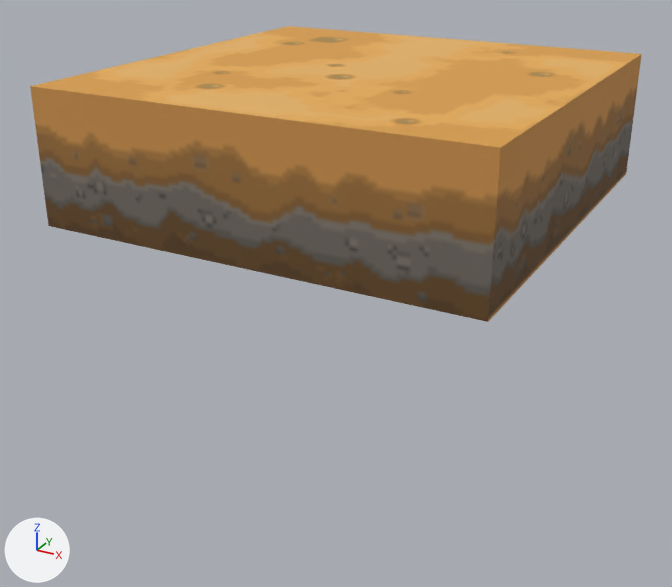
The FBX model Assets/Art/3DModels/Modulo_llano.FBX, before and after one commit.
Before and after are seen from a 50 mm camera at (0.96, -1.868, 0.374) aimed at (-0.026, -0.075, -0.522). Lighting does not change. The marker at lower left points along +X, +Y and +Z. Where no turn or scale is listed for an object, it has been applied to the vertices.

The older version as bpy lines, for what is in view:
```python
me_mesh = bpy.data.meshes.new('Mesh')
me_mesh.from_pydata(...)  # 8 vertices, 5 faces; spans x -0.5..0.5, y -0.5..0.5, z -0.3..0.0
me_mesh.materials.append(mat_material__46)  # picture img_modulo_png
# before: 0 (-0.5, -0.5, -0.3) at pixel (48, 226), 1 (0.5, -0.5, -0.3) at pixel (488, 321), 2 (-0.5, 0.5, -0.3), 3 (0.5, 0.5, -0.3) at pixel (626, 174), 4 (-0.5, -0.5, 0.0) at pixel (30, 86)
# before: 5 (0.5, -0.5, 0.0) at pixel (500, 147), 6 (-0.5, 0.5, 0.0) at pixel (288, 26), 7 (0.5, 0.5, 0.0) at pixel (641, 54)
ob_modulo_llano = bpy.data.objects.new('Modulo_llano', me_mesh)
ob_modulo_llano.location = (0.0, 0.0, 0.0)
```
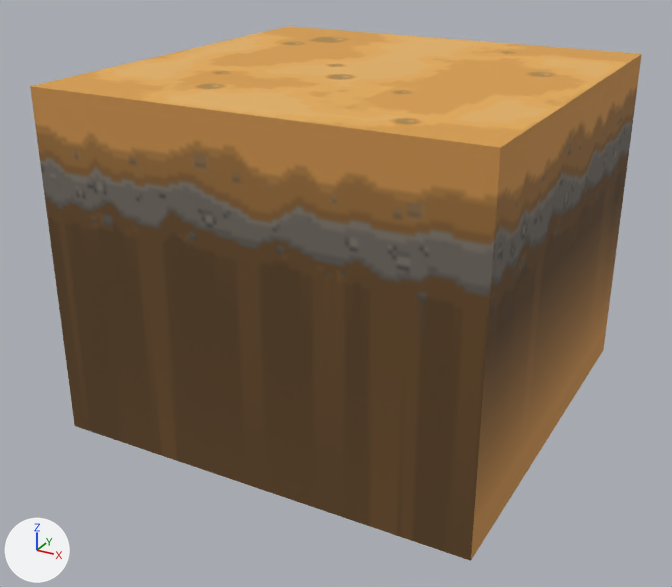
Where the change shows, as pixel boxes [x1, y1, x2, y2] in the pictures (672 x 587 px):
'Modulo_llano', reshaped (80% taller): before [30, 26, 642, 322]; after [30, 26, 642, 561]
part 1 of me_mesh, built on: before [48, 170, 627, 322]; after [48, 170, 627, 561]

Patch to the scene script:
```diff
--- a/Assets/Art/3DModels/Modulo_llano.FBX.py
+++ b/Assets/Art/3DModels/Modulo_llano.FBX.py
@@ me_mesh @@
 # used by ob_modulo_llano; location = (0.0, 0.0, 0.0)
 # verts and faces of me_mesh; kept vertices keep their numbers, new ones are numbered from 8
-me_mesh.from_pydata(...)  # 8 vertices, 5 faces; spans x -0.5..0.5, y -0.5..0.5, z -0.3..0.0
+me_mesh.from_pydata(...)  # 12 vertices, 9 faces; spans x -0.5..0.5, y -0.5..0.5, z -0.802..0.0
+# me_mesh part 1
+delete_vertices([*range(0, 4)])  # with the faces that use them
+for new, old in zip([*range(8, 12)], [*range(4, 8)]): verts[new] = verts[old] + (0.0, 0.0, -0.289)
+for new, old in zip([*range(12, 16)], [*range(8, 12)]): verts[new] = verts[old] + (0.0, 0.0, -0.513)
+faces += [(8, 12, 13, 9), (9, 13, 15, 11), (10, 11, 15, 14), (8, 10, 14, 12), (4, 8, 9, 5), (5, 9, 11, 7)]
+faces += [(6, 7, 11, 10), (4, 6, 10, 8)]
 me_mesh.materials.append(mat_material__46)
```
